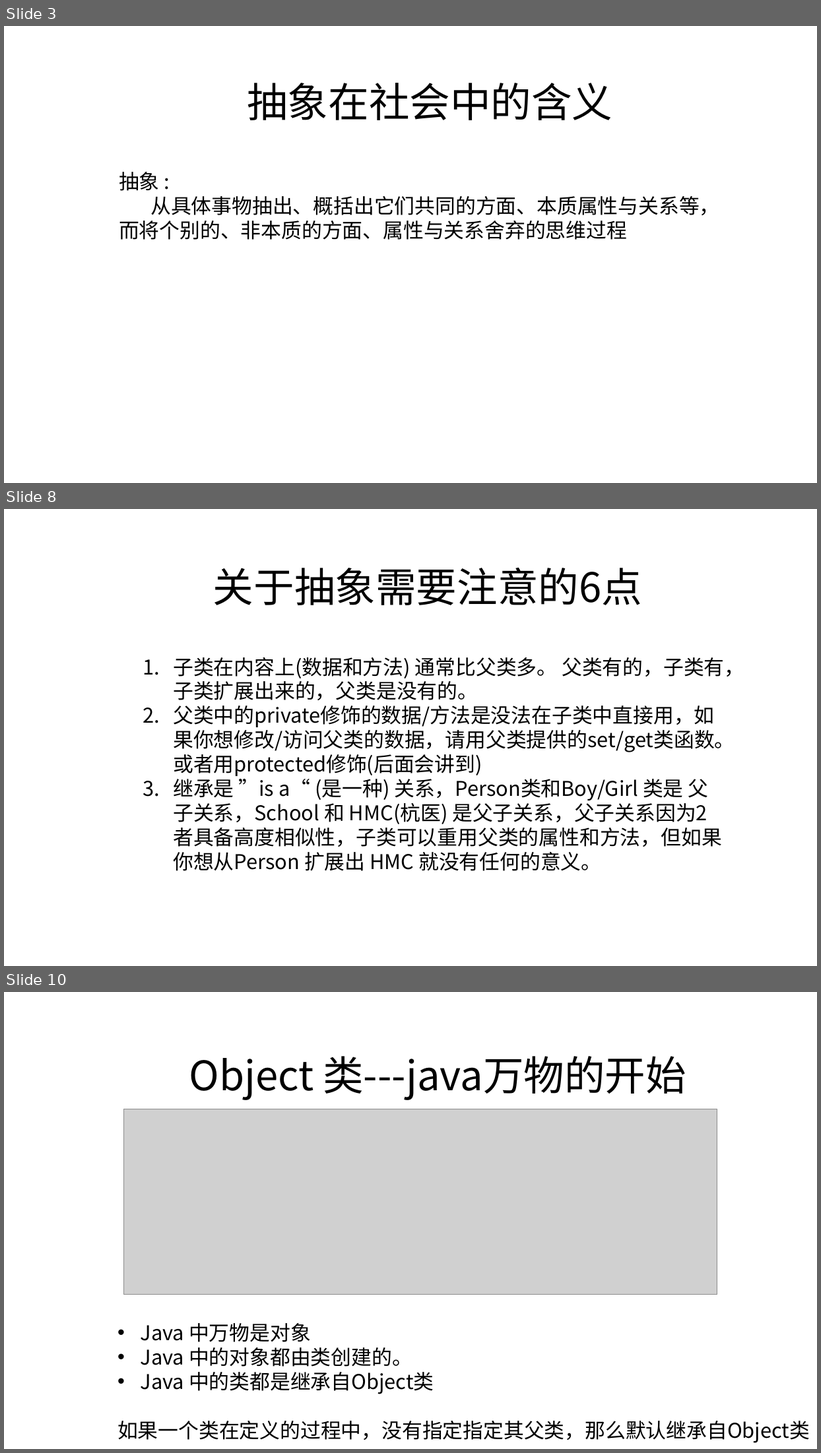
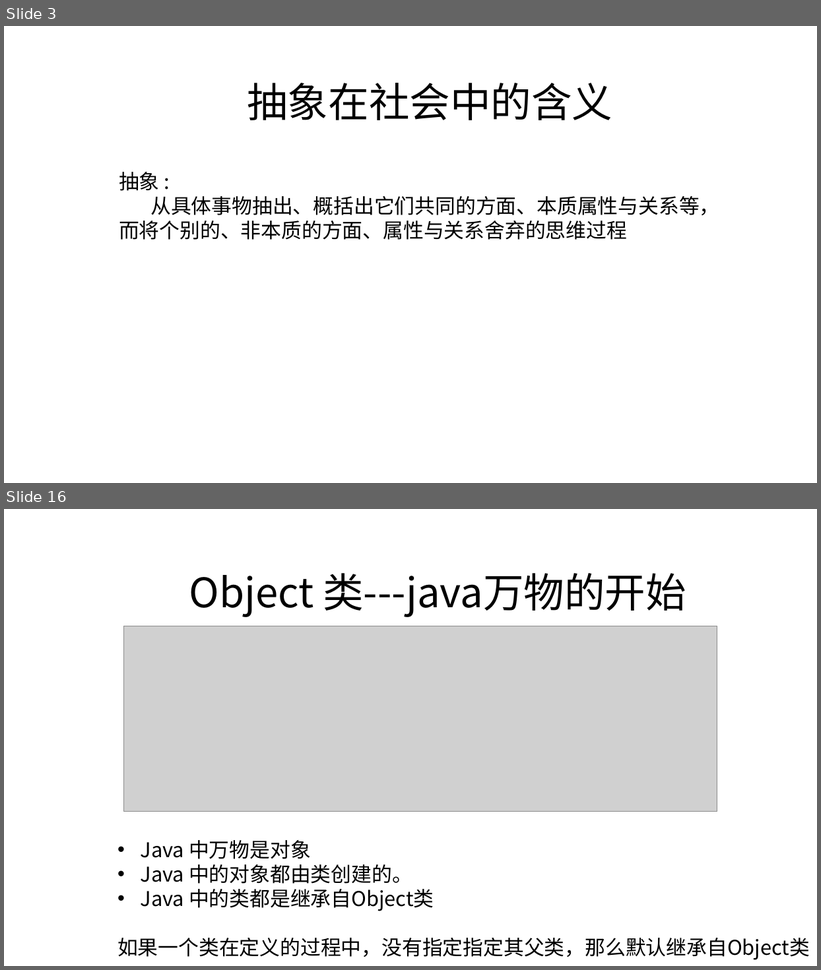
Before and after one commit to zjyesir/hmc_java_1, a slide deck: ppt/12.抽象类和接口.pptx. Shown one above the other, each under a label of ours: slides 3, 8 and 10 before the commit, slides 3 and 16 after it; the slides between them are not shown. The pictures are 821x1453 and 821x970 pixels, drawn with LibreOffice and Linux fonts; fonts in the diff are those of the drawing; grey boxes stand for pictures; background and template pictures are left out. Boxes give left, top, right and bottom in pixels: in the first picture for what was removed or moved away, otherwise in the second. Text is boxed around its words. In the diff, an @@ line names an element or a change of style, - is before the commit and + after.

Commit message:
抽象部分写完

```diff
--- a/ppt/12.抽象类和接口.pptx
+++ b/ppt/12.抽象类和接口.pptx
@@ slide 8 removed at bbox=[4, 509, 817, 966], background picture (left out) @@
@@ text removed at bbox=[213, 567, 642, 605] @@
-关于抽象需要注意的6点
@@ text removed at bbox=[173, 657, 745, 871] @@
-1. 子类在内容上(数据和方法) 通常比父类多。 父类有的，子类有，子类扩展出来的，父类是没有的。
-2. 父类中的private修饰的数据/方法是没法在子类中直接用，如果你想修改/访问父类的数据，请用父类提供的set/get类函数。或者用protected修饰(后面会讲到)
-3. 继承是 ”is a“ (是一种) 关系，Person类和Boy/Girl 类是 父子关系，School 和 HMC(杭医) 是父子关系，父子关系因为2者具备高度相似性，子类可以重用父类的属性和方法，但如果你想从Person 扩展出 HMC 就没有任何的意义。
@@ what was slide 10 is now slide 16 @@
```
Also in this commit, not shown: 3 slides changed, 9 slides added, 2 other slides removed.
